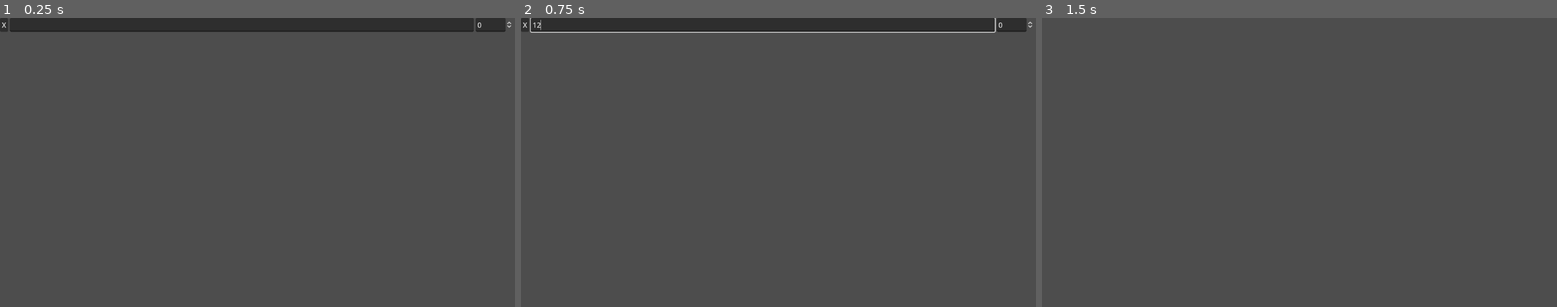
Above: before the commit, frames 1-3 (left to right).
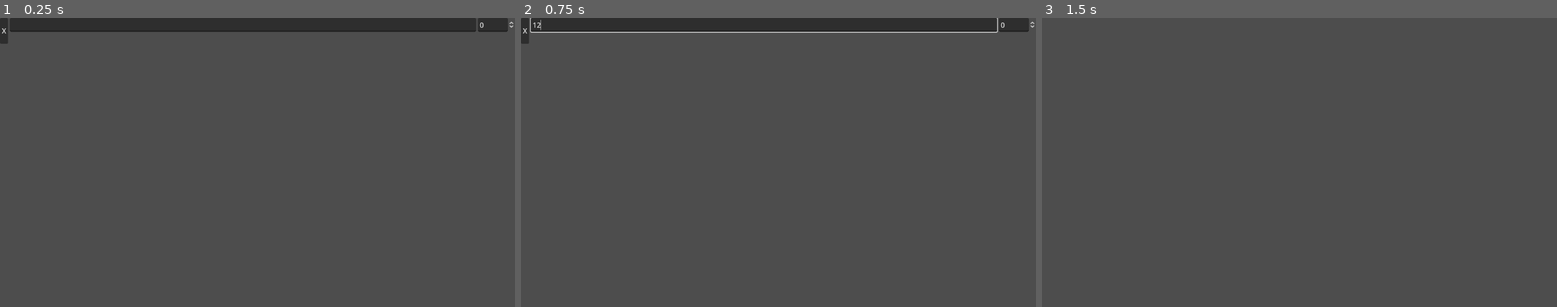
Above: after the commit, the same moments.

Repository: SnekOfSpice/dialog-editor
Game: Godot game, scene res://src/choice_edit.tscn
Same seed, same stepped clock (60 frames per second), same inputs: the game is played once before the commit and once after it. This scene is started directly instead of the project's main scene.
Inputs (mouse positions are in pixels of both pictures, inside the frame that each line leads up to):
- Up to frame 1 (0.25 s): no input
- Up to frame 2 (0.75 s): click (763, 23) at 0.52 s; type "12" at 0.6 s
- Up to frame 3 (1.5 s): click "X" at 1.25 s

The runs differ from the first frame. In frame 1, 0.1% of the frame differs, in the area x 0-100%, y 0-9%; in frame 2, 0.2%; in frame 3, nothing differs.

Commit message:
improve choice edit layout

Diff:
--- a/src/choice_edit.gd
+++ b/src/choice_edit.gd
@@ -3,30 +3,30 @@
 
 # Called when the node enters the scene tree for the first time.
 func _ready() -> void:
-	$PageSelect.max_value = Pages.get_page_count() - 1
+	find_child("PageSelect").max_value = Pages.get_page_count() - 1
 
 
 func deserialize(data:Dictionary):
 	$LineEdit.text = data.get("choice_text")
-	$PageSelect.value = data.get("target_page")
+	find_child("PageSelect").value = data.get("target_page")
 
 	update()
 
 func serialize():
 	return {
 		"choice_text": $LineEdit.text,
-		"target_page": $PageSelect.value
+		"target_page": find_child("PageSelect").value
 	}
 
 func _on_page_select_value_changed(value: float) -> void:
 	update()
 
 func update():
-	var default_target = int($PageSelect.value)
+	var default_target = int(find_child("PageSelect").value)
 	default_target = min(default_target, Pages.get_page_count() - 1)
 
-	$PageKeyLabel.text = Pages.page_data.get(default_target).get("page_key")
-	$PageSelect.value = default_target
+	find_child("PageKeyLabel").text = Pages.page_data.get(default_target).get("page_key")
+	find_child("PageSelect").value = default_target
 
 
 func _on_delete_pressed() -> void:
--- a/src/choice_edit.tscn
+++ b/src/choice_edit.tscn
@@ -18,12 +18,17 @@
 [node name="LineEdit" type="LineEdit" parent="."]
 layout_mode = 2
 size_flags_horizontal = 3
+size_flags_vertical = 0
 
-[node name="PageSelect" type="SpinBox" parent="."]
+[node name="VBoxContainer" type="VBoxContainer" parent="."]
 layout_mode = 2
 
-[node name="PageKeyLabel" type="Label" parent="."]
+[node name="PageSelect" type="SpinBox" parent="VBoxContainer"]
 layout_mode = 2
 
+[node name="PageKeyLabel" type="Label" parent="VBoxContainer"]
+layout_mode = 2
+horizontal_alignment = 2
+
 [connection signal="pressed" from="Delete" to="." method="_on_delete_pressed"]
-[connection signal="value_changed" from="PageSelect" to="." method="_on_page_select_value_changed"]
+[connection signal="value_changed" from="VBoxContainer/PageSelect" to="." method="_on_page_select_value_changed"]
